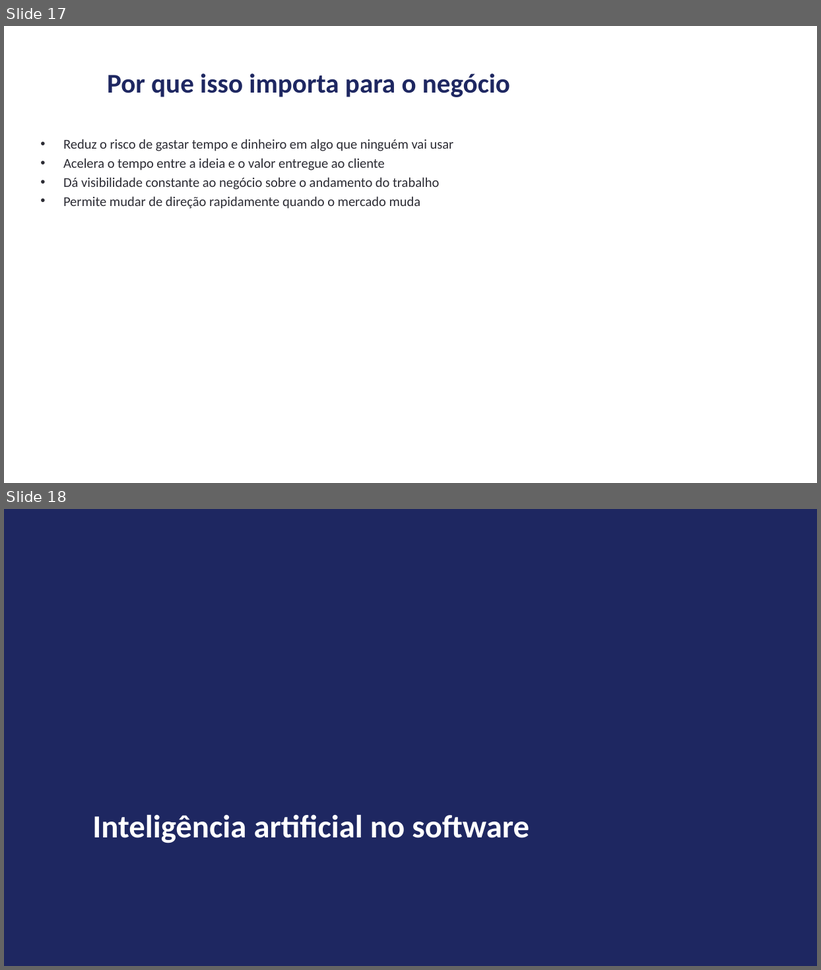
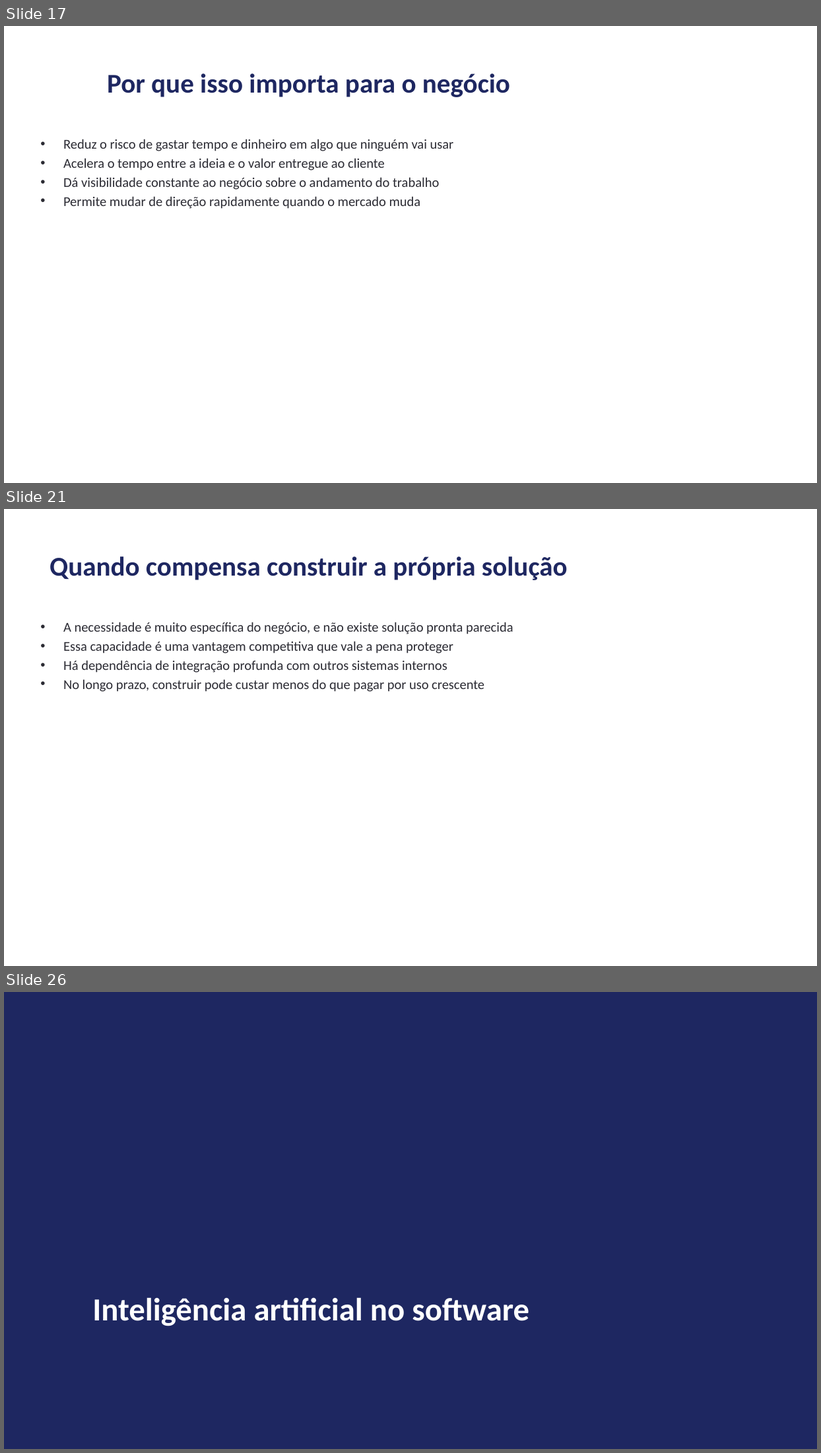
Before and after one commit to andrevberaldo/software-engineering, a slide deck: presentation/apresentacao.pptx. Shown one above the other, each under a label of ours: slides 17 and 18 before the commit, slides 17, 21 and 26 after it; the slides between them are not shown. The pictures are 821x970 and 821x1453 pixels, drawn with LibreOffice and Linux fonts; fonts in the diff are those of the drawing. Boxes give left, top, right and bottom in pixels: in the first picture for what was removed or moved away, otherwise in the second. Text is boxed around its words. In the diff, an @@ line names an element or a change of style, - is before the commit and + after.

```diff
--- a/presentation/apresentacao.pptx
+++ b/presentation/apresentacao.pptx
@@ slide 21 added at [4,509,817,966], background #FFFFFF @@
@@ title added at [50,557,568,580], 32 pt, text #1E2761, bold @@
+Quando compensa construir a própria solução
@@ text added at [63,622,514,692], 16 pt, text #2B2B33 @@
+• A necessidade é muito específica do negócio, e não existe solução pronta parecida
+• Essa capacidade é uma vantagem competitiva que vale a pena proteger
+• Há dependência de integração profunda com outros sistemas internos
+• No longo prazo, construir pode custar menos do que pagar por uso crescente
@@ what was slide 18 is now slide 26 @@
```
Also in this commit, not shown: 1 slide changed, 7 other slides added, 5 other files.
